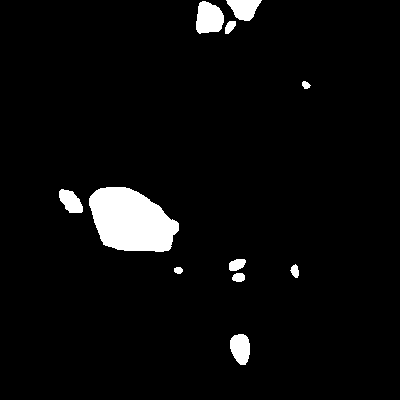
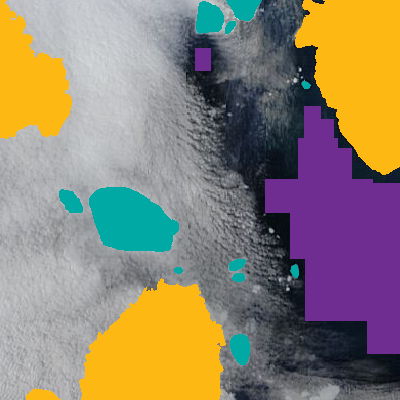
Comparing the layer stacks of the two (400, 400) images. Changes:
hid "ice floes" (1st of 2) over [0, 0, 400, 400]
added layer "water samples" above "landmask" over [195, 48, 400, 354]
